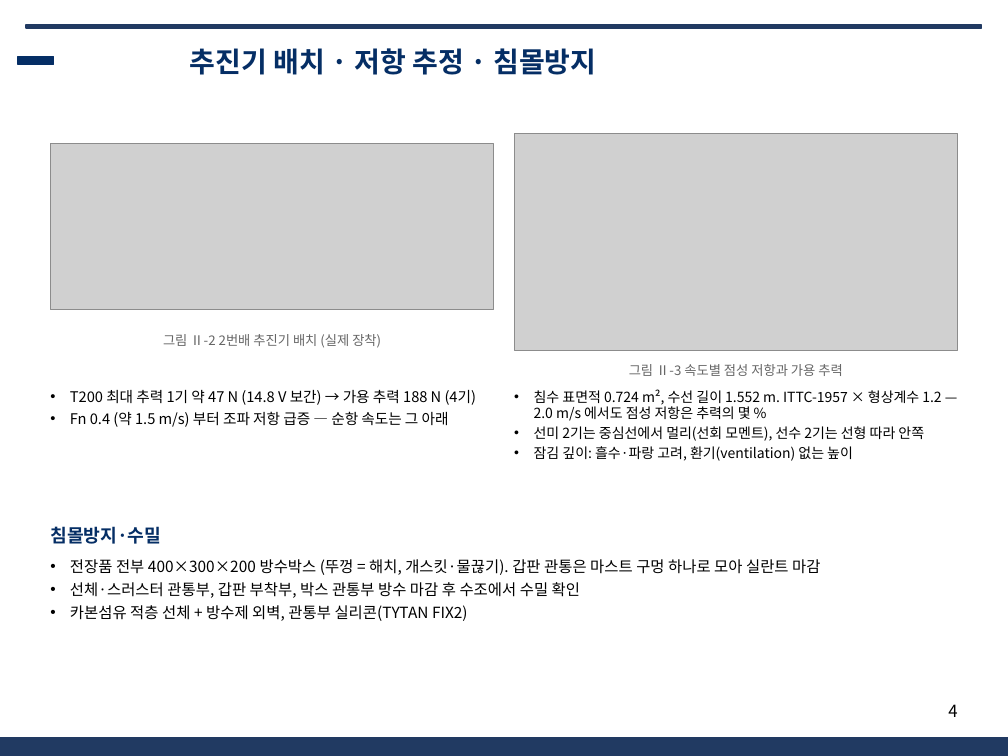
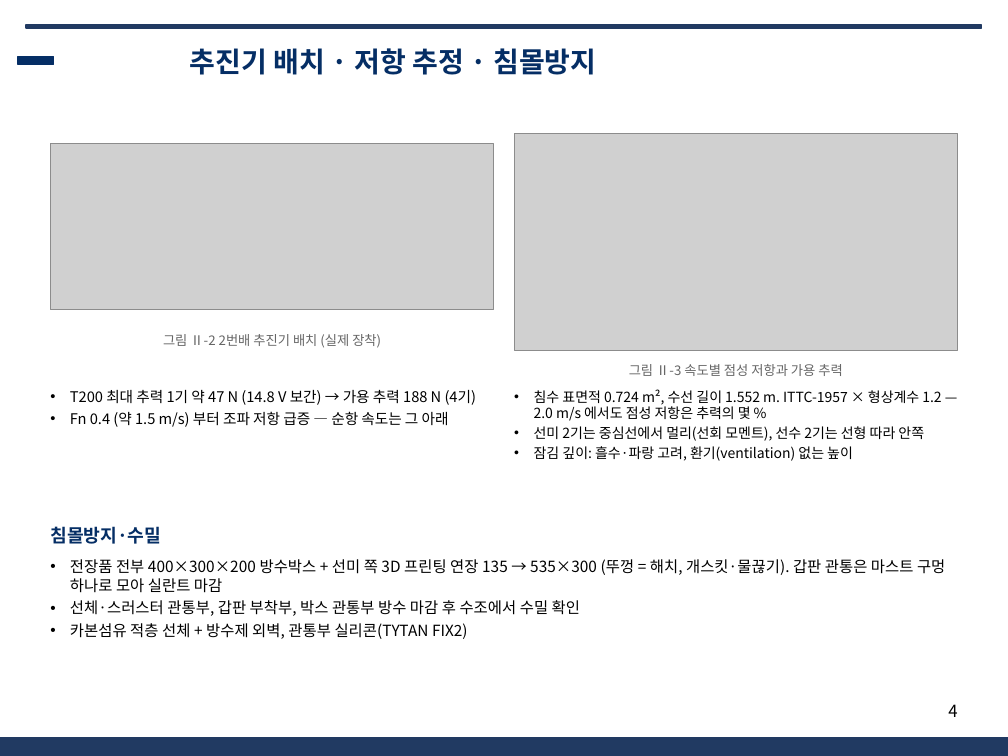
Before and after one commit to unmatsutake377-rgb/ros2_ws, a slide deck: slide 4 of docs/전달용/보고서_분담/발표자료_SSF_B.pptx. Drawn at 1008x756 pixels with LibreOffice and Linux fonts; fonts in the diff are those of the drawing; grey boxes stand for pictures; background and template pictures are left out. Boxes give left, top, right and bottom in pixels: in the first picture for what was removed or moved away, otherwise in the second. Text is boxed around its words. In the diff, an @@ line names an element or a change of style, - is before the commit and + after.

```diff
--- a/docs/전달용/보고서_분담/발표자료_SSF_B.pptx
+++ b/docs/전달용/보고서_분담/발표자료_SSF_B.pptx
@@ text at <box>70,559,945,593</box>: text changed @@
-• 전장품 전부 400×300×200 방수박스 (뚜껑 = 해치, 개스킷·물끊기). 갑판 관통은 마스트 구멍 하나로 모아 실란트 마감
+• 전장품 전부 400×300×200 방수박스 + 선미 쪽 3D 프린팅 연장 135 → 535×300 (뚜껑 = 해치, 개스킷·물끊기). 갑판 관통은 마스트 구멍 하나로 모아 실란트 마감
```
Also in this commit, not shown: 12 other files.
